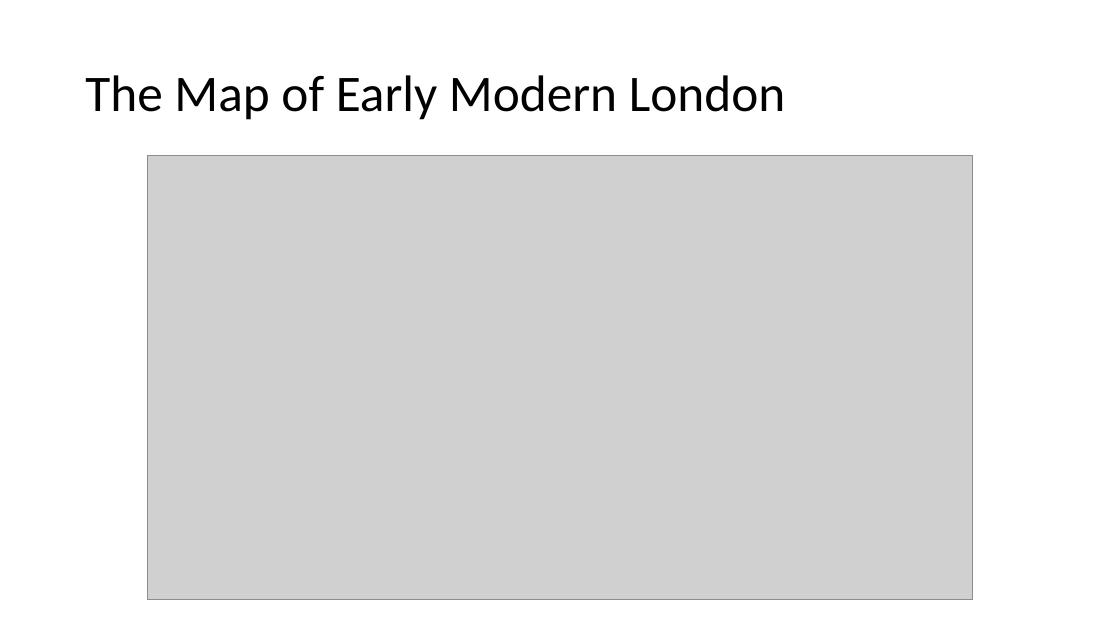
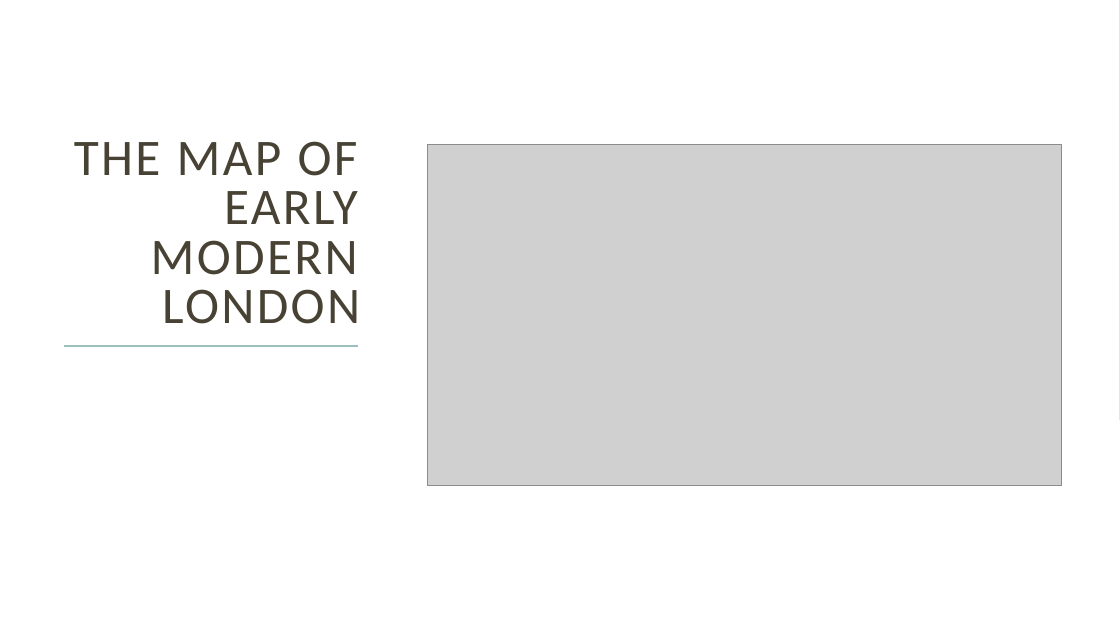
Before and after one commit to joeytakeda/teiworkshop, a slide deck: slide 114 of sept20/TEIWorkshop_1.pptx (slide 34 before the commit). Drawn at 1120x630 pixels with LibreOffice and Linux fonts; fonts in the diff are those of the drawing; grey boxes stand for pictures. Boxes give left, top, right and bottom in pixels: in the first picture for what was removed or moved away, otherwise in the second. Text is boxed around its words. In the diff, an @@ line names an element or a change of style, - is before the commit and + after.

```diff
--- a/sept20/TEIWorkshop_1.pptx
+++ b/sept20/TEIWorkshop_1.pptx
@@ rectangle added at bbox=[0, 0, 1120, 420], fill #9CBEBD @@
@@ rectangle added at bbox=[0, 0, 1120, 630], fill #FFFFFF @@
@@ title "THE MAP OF EARLY MODERN ..." at bbox=[74, 141, 360, 324]: vertical alignment middle to bottom @@
@@ title at bbox=[74, 141, 360, 324]: text changed; text colour #000000 to #474233 @@
-The Map of Early Modern London
+THE MAP OF EARLY MODERN LONDON
@@ picture: place and size @@
-picture at bbox=[148, 155, 973, 600]
+picture at bbox=[428, 145, 1061, 485]
@@ line added from (65, 346) to (359, 346), #9CBEBD 1.5 pt @@
```
Also in this commit, not shown: 29 other slides changed, 89 slides added, 9 slides removed, 1 other file.
